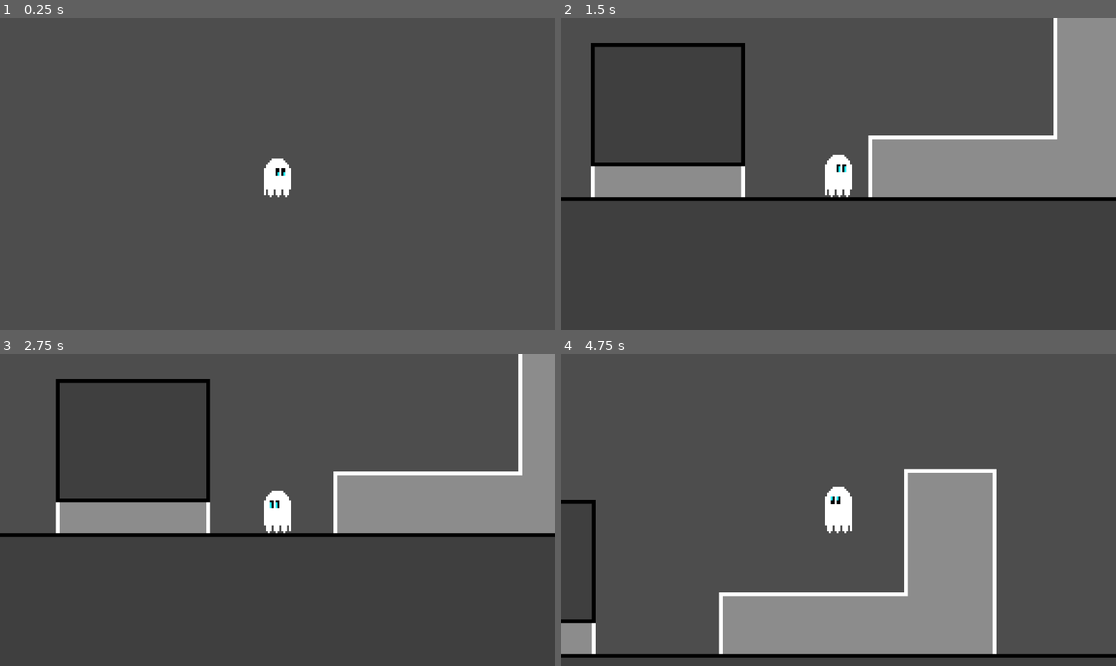
Above: before the commit, frames 1-4 (two rows, left to right).
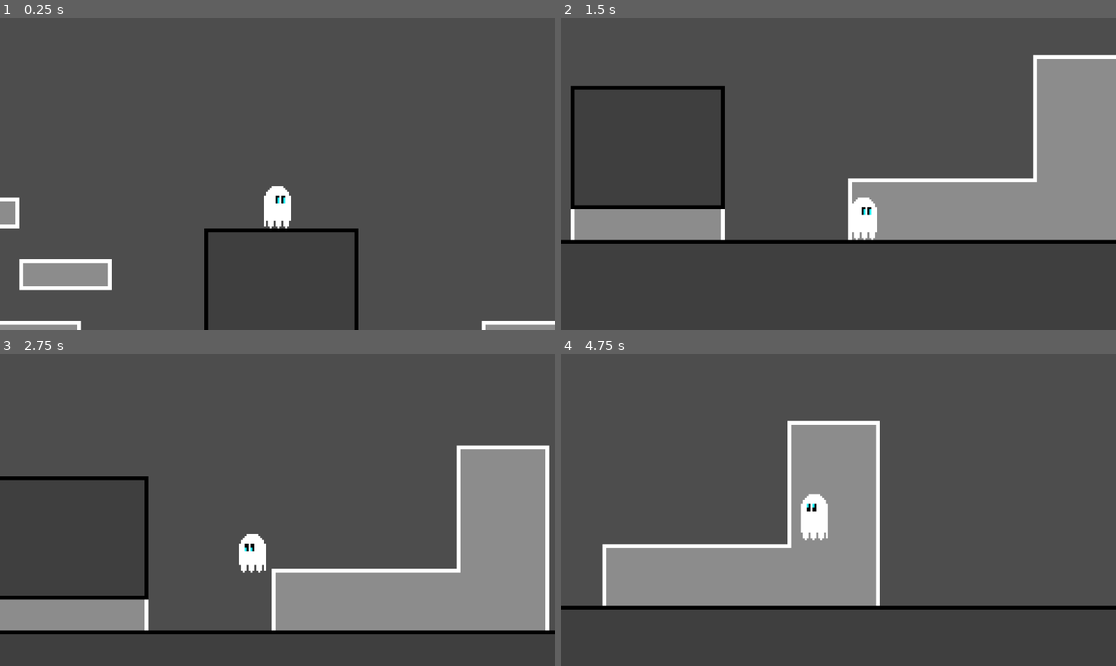
Above: after the commit, the same moments.

Repository: Aluca3D/Simple-2D-Platformer
Game: Godot game, scene res://Assets/Scenes/Areas/test_area.tscn
The game is run twice, just before and just after one commit, with the same random seed, the same clock (stepped at 60 frames per second) and the same inputs. The project has no main scene, so this scene is started directly.
Inputs:
- Up to frame 1 (0.25 s): no input
- Up to frame 2 (1.5 s): hold Space (jump) 0.53-1.28 s; hold D (move_right) from 0.53 s (still down); tap Shift (sneak) at 1.35 s
- Up to frame 3 (2.75 s): tap Space (jump) at 1.52, 1.55, 1.82 s; release D (move_right) at 2.03 s; hold A (move_left) from 2.03 s (still down); hold Space (jump) from 2.03 s (still down)
- Up to frame 4 (4.75 s): release A (move_left) at 2.78 s; release Space (jump) at 2.78 s; hold D (move_right) 2.78-4.28 s; tap Shift (sneak) at 2.85, 4.35 s; tap Space (jump) at 3.02, 3.05, 3.32, 4.52, 4.55 s; hold Space (jump) 3.53-4.28 s; hold A (move_left) from 4.28 s (still down)

The runs differ from the first frame. In frame 1, 4.6% of the frame differs, in the area x 0-100%, y 44-100%; in frame 2, 24%; in frame 3, 31%; in frame 4, 34%, in the area x 0-100%, y 21-98%.

Commit message:
added Moving platform

Diff:
--- a/Assets/Scenes/Areas/test_area.tscn
+++ b/Assets/Scenes/Areas/test_area.tscn
@@ -1,15 +1,41 @@
-[gd_scene load_steps=4 format=4 uid="uid://6mk8dwlt6jt3"]
+[gd_scene load_steps=8 format=4 uid="uid://6mk8dwlt6jt3"]
 
 [ext_resource type="TileSet" uid="uid://biehxffe0tu06" path="res://Assets/TileSets/testing_one_way.tres" id="1_lj6jo"]
 [ext_resource type="TileSet" uid="uid://bhns50prcu2yq" path="res://Assets/TileSets/testing_ground.tres" id="2_lj6jo"]
 [ext_resource type="PackedScene" uid="uid://0oiiytk08umy" path="res://Assets/Scenes/Entitys/Player/player.tscn" id="2_ludvw"]
+[ext_resource type="PackedScene" uid="uid://b01xf7o7npyqj" path="res://Assets/Scenes/Objects/moving_platform_1.tscn" id="4_p42ex"]
+
+[sub_resource type="Curve2D" id="Curve2D_p42ex"]
+resource_local_to_scene = true
+_data = {
+"points": PackedVector2Array(0, 0, 0, 0, 0, 14, 0, 0, 0, 0, 0, -145)
+}
+point_count = 2
+
+[sub_resource type="Curve2D" id="Curve2D_mfscw"]
+resource_local_to_scene = true
+_data = {
+"points": PackedVector2Array(0, 0, 0, 0, 2, 0, 0, 0, 0, 0, -11, -64)
+}
+point_count = 2
+
+[sub_resource type="Curve2D" id="Curve2D_qwqqb"]
+resource_local_to_scene = true
+_data = {
+"points": PackedVector2Array(0, 0, 0, 0, 19, 0, 0, 0, 0, 0, -263, 0, 0, 0, 0, 0, -263, 218)
+}
+point_count = 3
 
 [node name="TestArea" type="Node2D"]
 
+[node name="Player" parent="." instance=ExtResource("2_ludvw")]
+position = Vector2(-170, -82)
+
 [node name="TileMaps" type="Node2D" parent="."]
 
-[node name="Backround" type="TileMapLayer" parent="TileMaps"]
+[node name="One Way Ground" type="TileMapLayer" parent="TileMaps"]
 visibility_layer = 2
+z_index = -1
 tile_map_data = PackedByteArray("AAD8////AAAAAAAAAAD9////AAABAAAAAAD+////AAABAAAAAAD/////AAABAAAAAAAAAP//AAABAAAAAAABAP …(4016 unchanged characters)…
 tile_set = ExtResource("1_lj6jo")
 
@@ -18,5 +44,18 @@
 tile_map_data = PackedByteArray("AAD0/wEAAAABAAAAAAD1/wEAAAABAAAAAAD2/wEAAAABAAAAAAD3/wEAAAABAAAAAAD4/wEAAAABAAAAAAD5/w …(21120 unchanged characters)…
 tile_set = ExtResource("2_lj6jo")
 
-[node name="Player" parent="." instance=ExtResource("2_ludvw")]
-position = Vector2(-165, -195)
+[node name="MovingPlatforms" type="Node2D" parent="."]
+position = Vector2(246, -2)
+
+[node name="MovingPlatform1" parent="MovingPlatforms" instance=ExtResource("4_p42ex")]
+curve = SubResource("Curve2D_p42ex")
+path_time = 2.0
+
+[node name="MovingPlatform2" parent="MovingPlatforms" instance=ExtResource("4_p42ex")]
+position = Vector2(662, -140)
+curve = SubResource("Curve2D_mfscw")
+
+[node name="MovingPlatform3" parent="MovingPlatforms" instance=ExtResource("4_p42ex")]
+position = Vector2(327, -364)
+curve = SubResource("Curve2D_qwqqb")
+path_time = 10.0
--- a/Assets/Scenes/Entitys/Player/player.tscn
+++ b/Assets/Scenes/Entitys/Player/player.tscn
@@ -122,11 +122,15 @@
 height = 12.0
 
 [node name="Player" type="CharacterBody2D" node_paths=PackedStringArray("standing")]
+collision_mask = 768
 script = ExtResource("1_48e0p")
 standing = NodePath("standing")
 
 [node name="Camera2D" type="Camera2D" parent="."]
+offset = Vector2(0, -15)
 zoom = Vector2(4, 4)
+position_smoothing_enabled = true
+position_smoothing_speed = 8.0
 
 [node name="AgentAnimator" type="Node2D" parent="." node_paths=PackedStringArray("player_controller", "animation_player", "sprite")]
 script = ExtResource("2_hxcww")
@@ -147,6 +151,7 @@
 region_rect = Rect2(0, 0, 16, 32)
 
 [node name="Body" type="Area2D" parent="."]
+collision_mask = 256
 
 [node name="body_standing" type="CollisionShape2D" parent="Body"]
 position = Vector2(0, 1)
--- /dev/null
+++ b/Assets/Scenes/Objects/moving_platform_1.tscn
@@ -0,0 +1,37 @@
+[gd_scene load_steps=5 format=3 uid="uid://b01xf7o7npyqj"]
+
+[ext_resource type="Texture2D" uid="uid://bel5ussedfr5n" path="res://Assets/Sprites/platform_1.png" id="1_uimvh"]
+[ext_resource type="Script" uid="uid://b80kl78puy5xg" path="res://Assets/Scripts/Objects/moving_platform.gd" id="1_wt80v"]
+
+[sub_resource type="Curve2D" id="Curve2D_xc20k"]
+resource_local_to_scene = true
+_data = {
+"points": PackedVector2Array(0, 0, 0, 0, 0, 0, 0, 0, 0, 0, 0, -80)
+}
+point_count = 2
+
+[sub_resource type="RectangleShape2D" id="RectangleShape2D_wt80v"]
+size = Vector2(32, 4)
+
+[node name="MovingPlatform1" type="Path2D" node_paths=PackedStringArray("path_follow_2D")]
+curve = SubResource("Curve2D_xc20k")
+script = ExtResource("1_wt80v")
+tweenEase = 2
+transition = 3
+path_follow_2D = NodePath("PathFollow2D")
+
+[node name="PathFollow2D" type="PathFollow2D" parent="."]
+rotates = false
+
+[node name="RemoteTransform2D" type="RemoteTransform2D" parent="PathFollow2D"]
+remote_path = NodePath("../../AnimatableBody2D")
+
+[node name="AnimatableBody2D" type="AnimatableBody2D" parent="."]
+collision_layer = 512
+
+[node name="CollisionShape2D" type="CollisionShape2D" parent="AnimatableBody2D"]
+shape = SubResource("RectangleShape2D_wt80v")
+one_way_collision = true
+
+[node name="Sprite2D" type="Sprite2D" parent="AnimatableBody2D"]
+texture = ExtResource("1_uimvh")
--- /dev/null
+++ b/Assets/Scenes/multiplayer_menu.tscn
@@ -0,0 +1,48 @@
+[gd_scene load_steps=2 format=3 uid="uid://dpgejbushj5ap"]
+
+[ext_resource type="Script" uid="uid://mtv41uabvpvv" path="res://Assets/Scripts/multiplayer_setup.gd" id="1_nqxb3"]
+
+[node name="MultiplayerMenu" type="Node"]
+script = ExtResource("1_nqxb3")
+
+[node name="MultiplayerUI" type="CanvasLayer" parent="."]
+
+[node name="Multiplayer" type="Control" parent="MultiplayerUI"]
+layout_mode = 3
+anchors_preset = 0
+offset_left = -68.0
+offset_top = -351.0
+offset_right = -28.0
+offset_bottom = -311.0
+metadata/_edit_use_anchors_ = true
+
+[node name="Title" type="Label" parent="MultiplayerUI/Multiplayer"]
+layout_mode = 0
+offset_left = 592.0
+offset_top = 671.0
+offset_right = 756.0
+offset_bottom = 720.0
+text = "Multyplayer Game UI
+(work in Progress)"
+
+[node name="Host" type="Button" parent="MultiplayerUI/Multiplayer"]
+layout_mode = 0
+offset_left = 588.0
+offset_top = 738.0
+offset_right = 682.0
+offset_bottom = 769.0
+text = "Host Game"
+
+[node name="Join" type="Button" parent="MultiplayerUI/Multiplayer"]
+offset_left = 685.0
+offset_top = 738.0
+offset_right = 772.0
+offset_bottom = 769.0
+text = "Join Game"
+
+[node name="MultiplayerSpawner" type="MultiplayerSpawner" parent="."]
+_spawnable_scenes = PackedStringArray("uid://0oiiytk08umy")
+spawn_path = NodePath("..")
+
+[connection signal="pressed" from="MultiplayerUI/Multiplayer/Host" to="." method="_on_host_pressed"]
+[connection signal="pressed" from="MultiplayerUI/Multiplayer/Join" to="." method="_on_join_pressed"]
--- /dev/null
+++ b/Assets/Scenes/player_spawn.tscn
@@ -0,0 +1,6 @@
+[gd_scene load_steps=2 format=3 uid="uid://yat7c4tgp64j"]
+
+[ext_resource type="Script" uid="uid://clie8hc2rbc0f" path="res://Assets/Scripts/player_spawn.gd" id="1_2qhwc"]
+
+[node name="PlayerSpawn" type="Node2D"]
+script = ExtResource("1_2qhwc")
--- a/Assets/Scripts/Entitys/Player/player_controler.gd
+++ b/Assets/Scripts/Entitys/Player/player_controler.gd
@@ -1,8 +1,8 @@
 extends CharacterBody2D
 class_name PlayerController
 
-@export var SPEED = 3.0
-@export var JUMP_POWER = 8.0
+@export var SPEED = 4.0
+@export var JUMP_POWER = 8.5
 @export var standing: CollisionShape2D
 
 var speed_multiplier = 30
@@ -22,14 +22,20 @@
 func get_is_sneaking() -> bool:
 	return is_sneaking
 
+func _input(event: InputEvent) -> void:
+	# Handle jump up
+	if event.is_action_pressed("jump") and is_on_floor():
+		velocity.y = JUMP_POWER * jump_multiplier
+	# Handle jump down
+	if event.is_action_pressed("move_down"):
+		set_collision_mask_value(10, false)
+	else:
+		set_collision_mask_value(10, true)
+
 func _physics_process(delta: float) -> void:
 	# Add the gravity.
 	if not is_on_floor():
 		velocity += get_gravity() * delta
-
-	# Handle jump.
-	if Input.is_action_just_pressed("jump") and is_on_floor():
-		velocity.y = JUMP_POWER * jump_multiplier
 
 	# Get the input direction and handle the movement/deceleration.
 	# As good practice, you should replace UI actions with custom gameplay actions.
--- /dev/null
+++ b/Assets/Scripts/Objects/moving_platform.gd
@@ -0,0 +1,20 @@
+extends Path2D
+class_name MovingPlatform
+
+@export var path_time = 1.0
+@export var looping = false
+@export var tweenEase: Tween.EaseType
+@export var transition: Tween.TransitionType
+@export var path_follow_2D: PathFollow2D
+
+func _ready() -> void:
+    move_tween()
+
+
+func move_tween() -> void:
+    var tween = get_tree().create_tween().set_loops()
+    tween.tween_property(path_follow_2D, "progress_ratio", 1.0, path_time).set_ease(tweenEase).set_trans(transition)
+    if !looping:
+        tween.tween_property(path_follow_2D, "progress_ratio", 0.0, path_time).set_ease(tweenEase).set_trans(transition)
+    else:
+        tween.tween_property(path_follow_2D, "progress_ratio", 0.0, 0.0).set_ease(tweenEase).set_trans(transition)
--- a/Assets/TileSets/testing_ground.tres
+++ b/Assets/TileSets/testing_ground.tres
@@ -390,7 +390,7 @@
 9:4/0/terrains_peering_bit/top_side = 0
 
 [resource]
-physics_layer_0/collision_layer = 1
+physics_layer_0/collision_layer = 256
 terrain_set_0/mode = 0
 terrain_set_0/terrain_0/name = "Ground"
 terrain_set_0/terrain_0/color = Color(0.5, 0.34375, 0.25, 1)
--- a/Assets/TileSets/testing_one_way.tres
+++ b/Assets/TileSets/testing_one_way.tres
@@ -368,7 +368,7 @@
 9:4/0/terrains_peering_bit/top_side = 0
 
 [resource]
-physics_layer_0/collision_layer = 1
+physics_layer_0/collision_layer = 512
 terrain_set_0/mode = 0
 terrain_set_0/terrain_0/name = "One Way"
 terrain_set_0/terrain_0/color = Color(0.5, 0.34375, 0.25, 1)
--- a/project.godot
+++ b/project.godot
@@ -38,6 +38,18 @@
 "events": [Object(InputEventKey,"resource_local_to_scene":false,"resource_name":"","device":-1,"window_id":0,"alt_press …(195 unchanged characters)…
 ]
 }
+move_down={
+"deadzone": 0.2,
+"events": [Object(InputEventKey,"resource_local_to_scene":false,"resource_name":"","device":-1,"window_id":0,"alt_pressed":false,"shift_pressed":false,"ctrl_pressed":false,"meta_pressed":false,"pressed":false,"keycode":0,"physical_keycode":83,"key_label":0,"unicode":115,"location":0,"echo":false,"script":null)
+, Object(InputEventKey,"resource_local_to_scene":false,"resource_name":"","device":-1,"window_id":0,"alt_pressed":false,"shift_pressed":false,"ctrl_pressed":false,"meta_pressed":false,"pressed":false,"keycode":0,"physical_keycode":4194322,"key_label":0,"unicode":0,"location":0,"echo":false,"script":null)
+]
+}
+
+[layer_names]
+
+2d_physics/layer_1="player"
+2d_physics/layer_9="ground"
+2d_physics/layer_10="one_way_ground"
 
 [rendering]
 
Not shown, added: Assets/Scripts/Objects/moving_platform.gd.uid
Binary file added: Assets/Sprites/platform_1.png
Not shown, added: Assets/Sprites/platform_1.png.import
